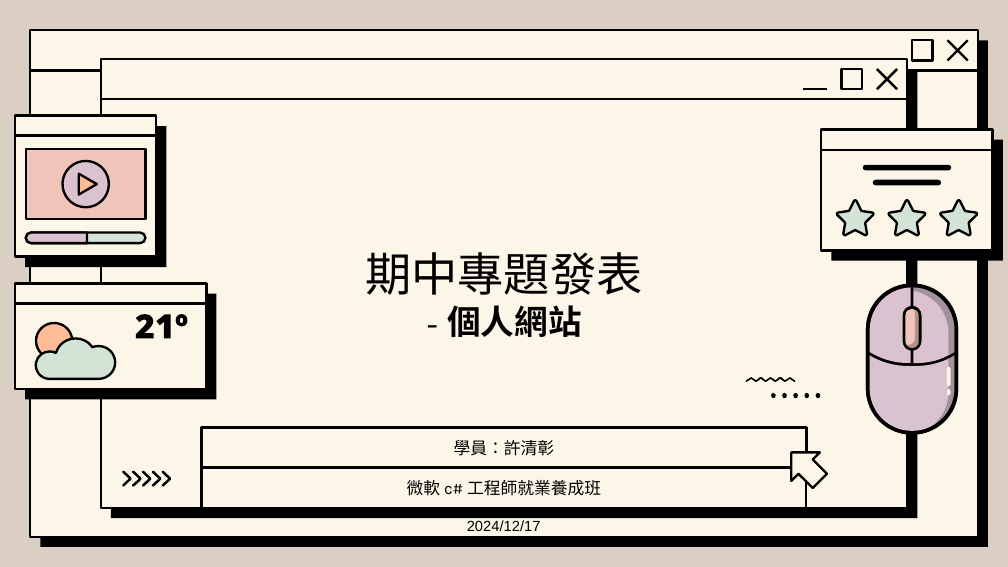
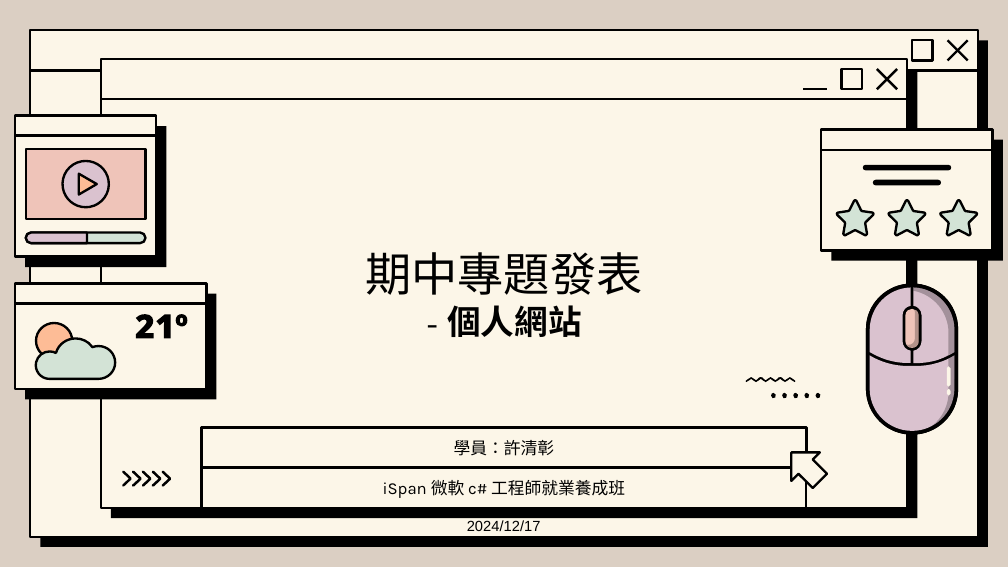
Before and after one commit to tim93009/iSpan_Midterm-Project, a slide deck: slide 1 of 簡報檔/midterm project_chang.pptx. Drawn at 1008x567 pixels with LibreOffice and Linux fonts; fonts in the diff are those of the drawing; background and template pictures are left out. Boxes give left, top, right and bottom in pixels: in the first picture for what was removed or moved away, otherwise in the second. Text is boxed around its words. In the diff, an @@ line names an element or a change of style, - is before the commit and + after.

Commit message:
ptt修改 20241218 p.m.03:35

```diff
--- a/簡報檔/midterm project_chang.pptx
+++ b/簡報檔/midterm project_chang.pptx
@@ text in rectangle at <box>383,480,625,498</box>: text changed @@
-微軟 c# 工程師就業養成班
+iSpan 微軟 c# 工程師就業養成班
```
